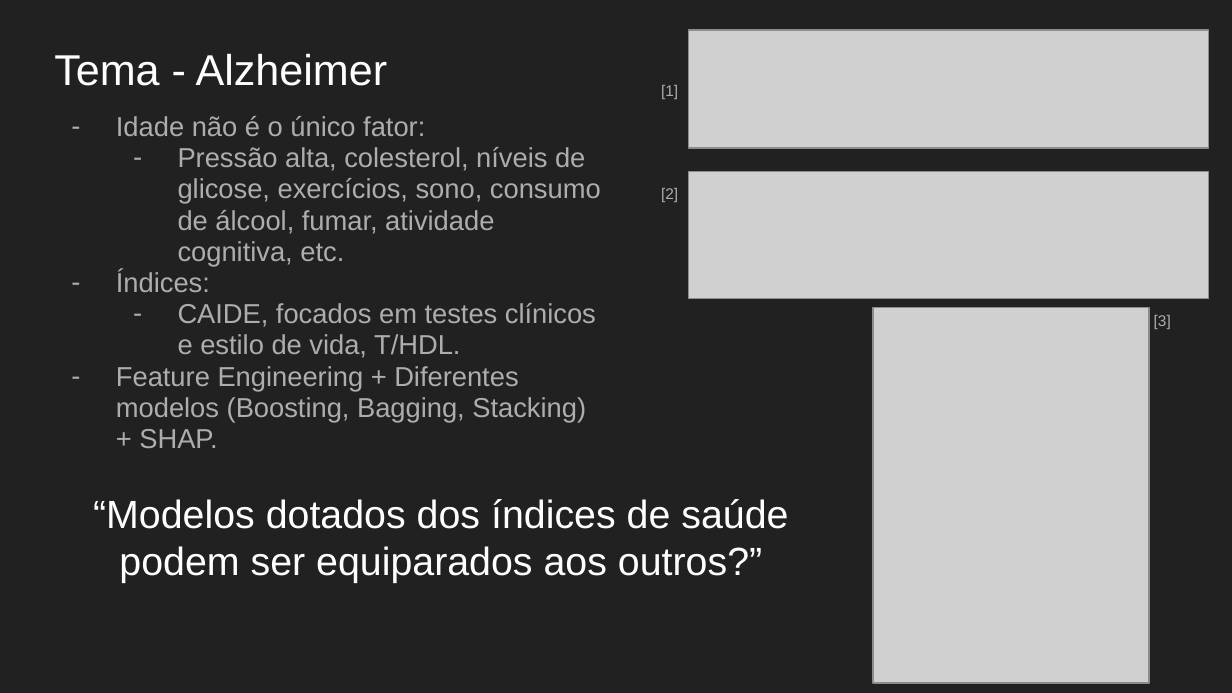
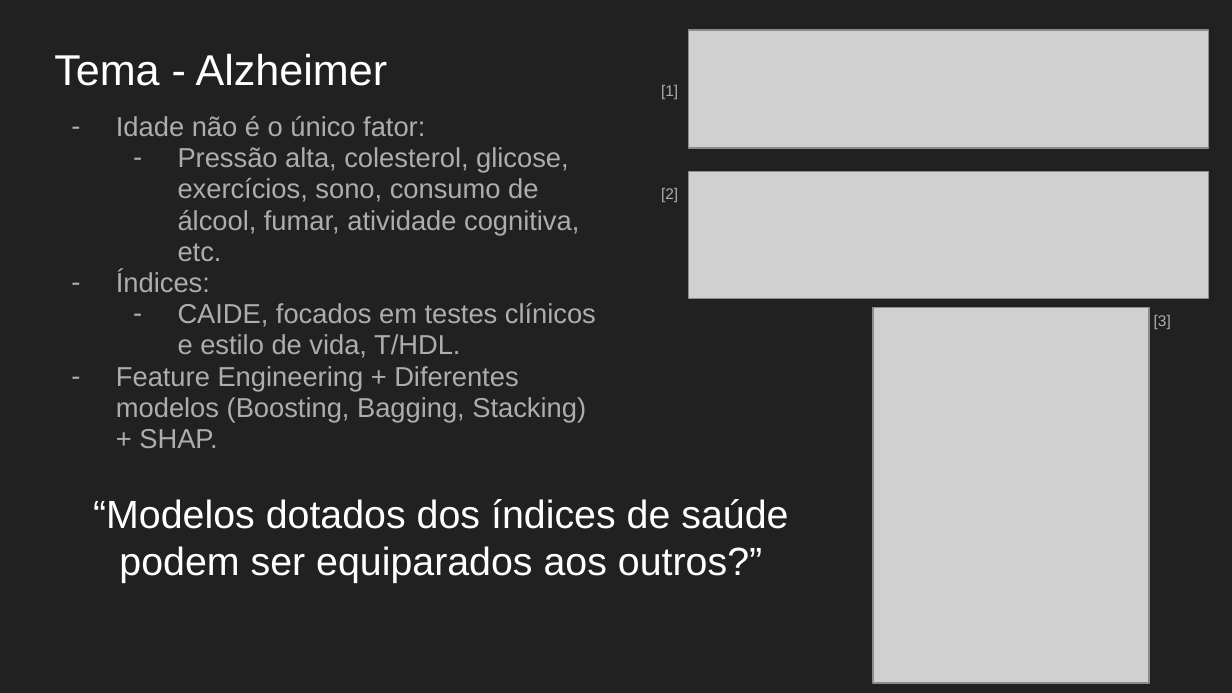
Before and after one commit to Dpbm/mestrado-aulas, a slide deck: slide 2 of mineracao-de-dados/trabalho/apresentacao/Projeto Mineração de Dados.pptx. Drawn at 1232x693 pixels with LibreOffice and Linux fonts; fonts in the diff are those of the drawing; grey boxes stand for pictures. Boxes give left, top, right and bottom in pixels: in the first picture for what was removed or moved away, otherwise in the second. Text is boxed around its words. In the diff, an @@ line names an element or a change of style, - is before the commit and + after.

```diff
--- a/mineracao-de-dados/trabalho/apresentacao/Projeto Mineração de Dados.pptx
+++ b/mineracao-de-dados/trabalho/apresentacao/Projeto Mineração de Dados.pptx
@@ text at box(178, 147, 579, 261): text changed @@
-  – Pressão alta, colesterol, níveis de glicose, exercícios, sono, consumo de álcool, fumar, atividade cognitiva, etc.
+  – Pressão alta, colesterol, glicose, exercícios, sono, consumo de álcool, fumar, atividade cognitiva, etc.
```
Also in this commit, not shown: 1 other slide changed, 1 other file.
